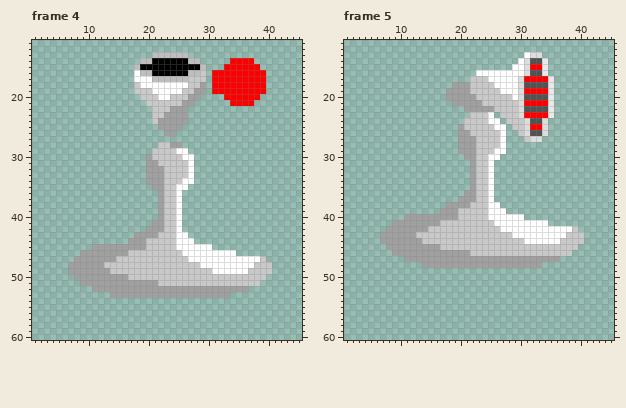
Pixel-art file: Sprites/Pawns/Pawn_06/Pawn_06_Part_Body.aseprite. Above: the version before the commit.
48x64 pixels, 7 frames. Colours within 5 levels of each other are drawn and written as one. Shown: frame 4: x 1..45, y 11..60; frame 5: x 1..45, y 11..60. The commit also changed other frames, which this record leaves out.
After:
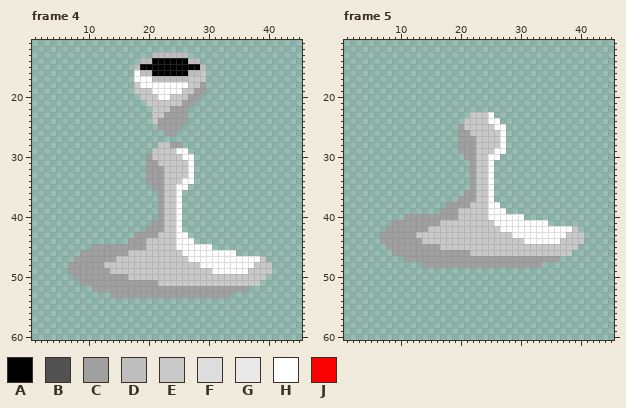
Palette (. is transparent): A #000000  B #525252  C #a0a0a0  D #bebebe  E #c9c9c9  F #dddddd  G #e9e9e9  H #ffffff  J #fb0000
Diff:
layer "Layer 3" now hidden
layer "Layer 2" now hidden
Frame 4:
Colour J is gone in row 14 at x 34 to 37; in row 15 at x 33 to 38; in rows 16 to 19 at x 31 to 39; in row 20 at x 33 to 38; in row 21 at x 34 to 37.
Frame 5:
Colour B is gone in row 14 at x 32 to 33; in row 16 at x 32 to 33; in row 18 at x 31 to 34; in row 20 at x 31 to 34; in row 22 at x 31 to 34; in row 24 at x 32 to 33.
Colour B is gone in row 26 at x 32 to 33.
Colour C is gone in row 18 at x 19 to 21; in row 19 at x 18 to 21; in row 20 at x 18 to 22; in row 21 at x 19 to 23; in row 22 at x 21 to 25.
Colour E is gone in row 17 at x 22 to 24; in row 18 at x 22 to 25; in row 19 at x 22 to 26; in row 20 at x 23 to 28; in row 21 at x 24 to 29; in row 22 at x 26 to 29.
Colour E is gone in row 23 at x 27 to 29; in row 24 at x 28 to 30; in row 25 at x 29 to 30; in row 26 at x 30; in row 27 at x 31.
Colour F is gone in row 13 at x 32 to 33; in rows 14 to 16 at x 31; in rows 17 to 23 at x 30; in rows 24 to 26 at x 31 and 34; in row 27 at x 32 to 33.
Colour G is gone in rows 14 to 16 at x 34; in rows 17 to 23 at x 35.
Colour H is gone in row 13 at x 31; in row 14 at x 30; in row 15 at x 29 to 30; in row 16 at x 23 to 30; in row 17 at x 25 to 29; in row 18 at x 26 to 29.
Colour H is gone in row 19 at x 27 to 29; in row 20 at x 29.
Colour J is gone in row 15 at x 32 to 33; in row 17 at x 31 to 34; in row 19 at x 31 to 34; in row 21 at x 31 to 34; in row 23 at x 31 to 34; in row 25 at x 32 to 33.
Boxes around the changes in both pictures, in picture pixels (x1, y1, x2, y2):
erased: (212, 58, 266, 106)
erased: (446, 52, 554, 142)
